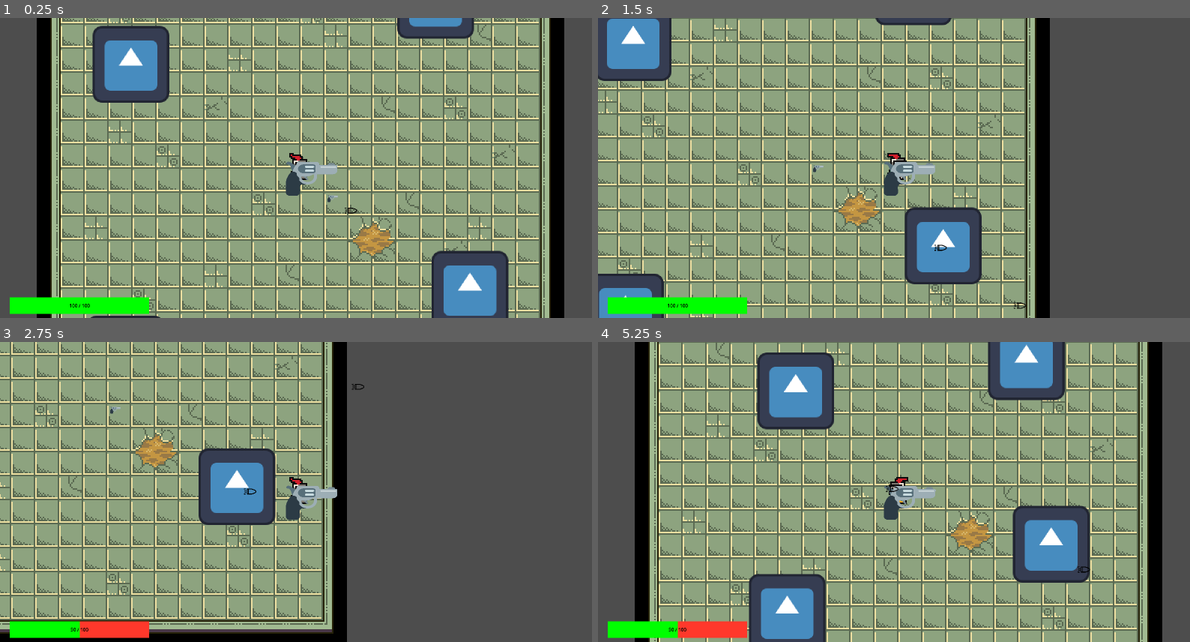
Above: before the commit, frames 1-4 (two rows, left to right).
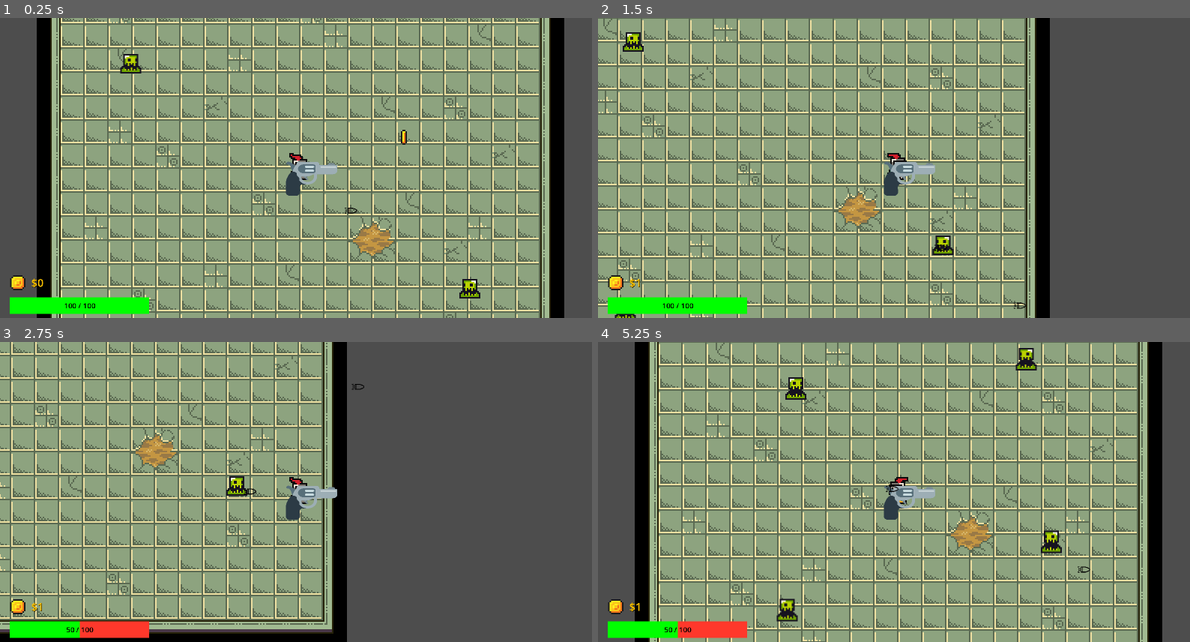
Above: after the commit, the same moments.

Repository: jtmchenry/2D-Roguelike-Game-Game-Jam-2025
Game: Godot game, scene res://levels/sandbox.tscn
Two runs of this game, one before a commit and one after it. Both use one fixed random seed, a clock stepped at 60 frames per second and the inputs below. The engine's default icon, where the game draws it, is replaced by a stand-in: a white triangle on a blue panel in a dark square.
Inputs:
- Up to frame 1 (0.25 s): no input
- Up to frame 2 (1.5 s): hold Right (move_right) 0.53-1.28 s; hold Down (move_down) from 1.28 s (still down)
- Up to frame 3 (2.75 s): release Down (move_down) at 2.03 s; hold Right (move_right) from 2.03 s (still down)
- Up to frame 4 (5.25 s): release Right (move_right) at 2.78 s; hold Up (move_up) 2.78-3.53 s; hold Left (move_left) 3.53-5.03 s; hold Down (move_down) from 5.03 s (still down)

The runs differ from the first frame. In frame 1, 7.5% of the frame differs, in the area x 1-86%, y 0-100%; in frame 2, 7.4%; in frame 3, 3.5%; in frame 4, 12%, in the area x 1-84%, y 0-100%.

Commit message:
Now we get paid to shoot slimes!

Diff:
--- /dev/null
+++ b/2d-roguelike/coin/coin.gd
@@ -0,0 +1,14 @@
+extends Node2D
+class_name Coin
+
+@export var value: int = 1
+var collected := false
+
+func _on_area_2d_body_entered(body: Node2D) -> void:
+	if collected:
+		return
+	if body.is_in_group("player") && body is Player:
+		var player: Player = body
+		player.money.earn(value)
+		collected = true
+		queue_free()
--- /dev/null
+++ b/2d-roguelike/coin/coin.tscn
@@ -0,0 +1,117 @@
+[gd_scene load_steps=17 format=3 uid="uid://56n6m7spdfq2"]
+
+[ext_resource type="Script" uid="uid://cvagalu8vp4ve" path="res://coin/coin.gd" id="1_el688"]
+[ext_resource type="Texture2D" uid="uid://dbsntyr88p6ry" path="res://coin/coin.png" id="2_ksovn"]
+
+[sub_resource type="AtlasTexture" id="AtlasTexture_v7riw"]
+atlas = ExtResource("2_ksovn")
+region = Rect2(0, 0, 16, 16)
+
+[sub_resource type="AtlasTexture" id="AtlasTexture_pdq0q"]
+atlas = ExtResource("2_ksovn")
+region = Rect2(16, 0, 16, 16)
+
+[sub_resource type="AtlasTexture" id="AtlasTexture_w14il"]
+atlas = ExtResource("2_ksovn")
+region = Rect2(32, 0, 16, 16)
+
+[sub_resource type="AtlasTexture" id="AtlasTexture_h4etq"]
+atlas = ExtResource("2_ksovn")
+region = Rect2(48, 0, 16, 16)
+
+[sub_resource type="AtlasTexture" id="AtlasTexture_o4fra"]
+atlas = ExtResource("2_ksovn")
+region = Rect2(64, 0, 16, 16)
+
+[sub_resource type="AtlasTexture" id="AtlasTexture_te2np"]
+atlas = ExtResource("2_ksovn")
+region = Rect2(80, 0, 16, 16)
+
+[sub_resource type="AtlasTexture" id="AtlasTexture_m1j4n"]
+atlas = ExtResource("2_ksovn")
+region = Rect2(96, 0, 16, 16)
+
+[sub_resource type="AtlasTexture" id="AtlasTexture_v1mwu"]
+atlas = ExtResource("2_ksovn")
+region = Rect2(112, 0, 16, 16)
+
+[sub_resource type="AtlasTexture" id="AtlasTexture_uf4yh"]
+atlas = ExtResource("2_ksovn")
+region = Rect2(128, 0, 16, 16)
+
+[sub_resource type="AtlasTexture" id="AtlasTexture_ciu18"]
+atlas = ExtResource("2_ksovn")
+region = Rect2(144, 0, 16, 16)
+
+[sub_resource type="AtlasTexture" id="AtlasTexture_ybu58"]
+atlas = ExtResource("2_ksovn")
+region = Rect2(160, 0, 16, 16)
+
+[sub_resource type="AtlasTexture" id="AtlasTexture_s5w7y"]
+atlas = ExtResource("2_ksovn")
+region = Rect2(176, 0, 16, 16)
+
+[sub_resource type="SpriteFrames" id="SpriteFrames_relgi"]
+animations = [{
+"frames": [{
+"duration": 1.0,
+"texture": SubResource("AtlasTexture_v7riw")
+}, {
+"duration": 1.0,
+"texture": SubResource("AtlasTexture_pdq0q")
+}, {
+"duration": 1.0,
+"texture": SubResource("AtlasTexture_w14il")
+}, {
+"duration": 1.0,
+"texture": SubResource("AtlasTexture_h4etq")
+}, {
+"duration": 1.0,
+"texture": SubResource("AtlasTexture_o4fra")
+}, {
+"duration": 1.0,
+"texture": SubResource("AtlasTexture_te2np")
+}, {
+"duration": 1.0,
+"texture": SubResource("AtlasTexture_m1j4n")
+}, {
+"duration": 1.0,
+"texture": SubResource("AtlasTexture_v1mwu")
+}, {
+"duration": 1.0,
+"texture": SubResource("AtlasTexture_uf4yh")
+}, {
+"duration": 1.0,
+"texture": SubResource("AtlasTexture_ciu18")
+}, {
+"duration": 1.0,
+"texture": SubResource("AtlasTexture_ybu58")
+}, {
+"duration": 1.0,
+"texture": SubResource("AtlasTexture_s5w7y")
+}],
+"loop": true,
+"name": &"spin",
+"speed": 10.0
+}]
+
+[sub_resource type="CircleShape2D" id="CircleShape2D_0t63x"]
+radius = 16.0
+
+[node name="Coin" type="Node2D"]
+scale = Vector2(5, 5)
+script = ExtResource("1_el688")
+
+[node name="AnimatedSprite2D" type="AnimatedSprite2D" parent="."]
+sprite_frames = SubResource("SpriteFrames_relgi")
+animation = &"spin"
+autoplay = "spin"
+frame_progress = 0.900041
+
+[node name="Area2D" type="Area2D" parent="."]
+collision_mask = 2
+
+[node name="CollisionShape2D" type="CollisionShape2D" parent="Area2D"]
+shape = SubResource("CircleShape2D_0t63x")
+
+[connection signal="body_entered" from="Area2D" to="." method="_on_area_2d_body_entered"]
--- /dev/null
+++ b/2d-roguelike/components/money.gd
@@ -0,0 +1,15 @@
+extends Node
+class_name Money
+
+@export var amount: int = 0
+
+signal money_changed(current: int)
+
+func earn(value: int) -> void:
+	amount += value
+	emit_signal("money_changed", amount)
+
+
+func spend(value: int) -> void:
+	amount -= value
+	emit_signal("money_changed", amount)
--- /dev/null
+++ b/2d-roguelike/components/money.tscn
@@ -0,0 +1,6 @@
+[gd_scene load_steps=2 format=3 uid="uid://c82on7wdl2lnq"]
+
+[ext_resource type="Script" uid="uid://h6g7f0yj7fue" path="res://components/money.gd" id="1_rnrrr"]
+
+[node name="Money" type="Node"]
+script = ExtResource("1_rnrrr")
--- a/2d-roguelike/levels/sandbox.tscn
+++ b/2d-roguelike/levels/sandbox.tscn
@@ -6,6 +6,7 @@
 [ext_resource type="PackedScene" uid="uid://fhqdcygqhv8m" path="res://monster/monster.tscn" id="1_whpuv"]
 [ext_resource type="PackedScene" uid="uid://bggoq8pe341u5" path="res://player/Weapon.tscn" id="3_7he1i"]
 [ext_resource type="PackedScene" uid="uid://ppshjh2npp44" path="res://player/Bullet.tscn" id="5_0glgv"]
+[ext_resource type="PackedScene" uid="uid://56n6m7spdfq2" path="res://coin/coin.tscn" id="7_llpag"]
 
 [node name="Sandbox" type="Node2D"]
 
@@ -25,12 +26,12 @@
 [node name="Monster4" parent="." instance=ExtResource("1_whpuv")]
 position = Vector2(459, -571)
 
-[node name="Bullet" parent="." instance=ExtResource("3_7he1i")]
-position = Vector2(103, 99)
-
 [node name="Player" parent="." instance=ExtResource("1_wfhpi")]
 position = Vector2(-2, -2)
 
 [node name="Weapon" parent="Player" instance=ExtResource("3_7he1i")]
 position = Vector2(3, 6)
 bullet_scene = ExtResource("5_0glgv")
+
+[node name="Coin" parent="." instance=ExtResource("7_llpag")]
+position = Vector2(345, -104)
--- a/2d-roguelike/monster/monster.gd
+++ b/2d-roguelike/monster/monster.gd
@@ -6,6 +6,8 @@
 @onready var player: Player = $"../Player"
 @onready var collider = $CollisionShape2D
 @onready var damage_timer = $Timer
+@onready var animated_sprite = $AnimatedSprite2D
+
 
 func _ready() -> void:
 	damage_timer.connect("timeout", _damage_player)
@@ -21,6 +23,11 @@
 		velocity = direction * speed
 	else:
 		velocity = Vector2.ZERO
+
+	if direction.x > 0:
+		animated_sprite.flip_h = false
+	elif direction.x < 0:
+		animated_sprite.flip_h = true
 
 	move_and_slide()
 
--- a/2d-roguelike/monster/monster.tscn
+++ b/2d-roguelike/monster/monster.tscn
@@ -1,14 +1,53 @@
-[gd_scene load_steps=6 format=3 uid="uid://fhqdcygqhv8m"]
+[gd_scene load_steps=11 format=3 uid="uid://fhqdcygqhv8m"]
 
 [ext_resource type="Script" uid="uid://bv4u2dfwd51dh" path="res://monster/monster.gd" id="1_xbb8b"]
 [ext_resource type="PackedScene" uid="uid://mnhqgkcmcr5d" path="res://components/health.tscn" id="2_2k2s0"]
-[ext_resource type="Texture2D" uid="uid://4nwrgydoxh7v" path="res://icon.svg" id="2_mwava"]
+[ext_resource type="Texture2D" uid="uid://c5i7cfnb7skog" path="res://monster/slime_green.png" id="3_2k2s0"]
 
 [sub_resource type="CircleShape2D" id="CircleShape2D_1k8np"]
+radius = 0.5
 
 [sub_resource type="CircleShape2D" id="CircleShape2D_gsx7y"]
+radius = 0.5
+
+[sub_resource type="AtlasTexture" id="AtlasTexture_ck3l0"]
+atlas = ExtResource("3_2k2s0")
+region = Rect2(0, 24, 24, 24)
+
+[sub_resource type="AtlasTexture" id="AtlasTexture_j7lgj"]
+atlas = ExtResource("3_2k2s0")
+region = Rect2(24, 24, 24, 24)
+
+[sub_resource type="AtlasTexture" id="AtlasTexture_23j4v"]
+atlas = ExtResource("3_2k2s0")
+region = Rect2(48, 24, 24, 24)
+
+[sub_resource type="AtlasTexture" id="AtlasTexture_rnoo8"]
+atlas = ExtResource("3_2k2s0")
+region = Rect2(72, 24, 24, 24)
+
+[sub_resource type="SpriteFrames" id="SpriteFrames_le4c3"]
+animations = [{
+"frames": [{
+"duration": 1.0,
+"texture": SubResource("AtlasTexture_ck3l0")
+}, {
+"duration": 1.0,
+"texture": SubResource("AtlasTexture_j7lgj")
+}, {
+"duration": 1.0,
+"texture": SubResource("AtlasTexture_23j4v")
+}, {
+"duration": 1.0,
+"texture": SubResource("AtlasTexture_rnoo8")
+}],
+"loop": true,
+"name": &"idle",
+"speed": 5.0
+}]
 
 [node name="Monster" type="CharacterBody2D"]
+scale = Vector2(5, 5)
 collision_layer = 2
 script = ExtResource("1_xbb8b")
 
@@ -20,10 +59,6 @@
 scale = Vector2(12, 12)
 shape = SubResource("CircleShape2D_1k8np")
 
-[node name="Sprite2D" type="Sprite2D" parent="."]
-scale = Vector2(2, 2)
-texture = ExtResource("2_mwava")
-
 [node name="Area2D" type="Area2D" parent="."]
 collision_mask = 2
 
@@ -31,5 +66,12 @@
 scale = Vector2(12, 12)
 shape = SubResource("CircleShape2D_gsx7y")
 
+[node name="AnimatedSprite2D" type="AnimatedSprite2D" parent="."]
+position = Vector2(0, -6)
+sprite_frames = SubResource("SpriteFrames_le4c3")
+animation = &"idle"
+autoplay = "idle"
+frame_progress = 0.0522353
+
 [connection signal="body_entered" from="Area2D" to="." method="_on_area_2d_body_entered"]
 [connection signal="body_exited" from="Area2D" to="." method="_on_area_2d_body_exited"]
--- a/2d-roguelike/player/player.gd
+++ b/2d-roguelike/player/player.gd
@@ -4,6 +4,7 @@
 const SPEED = 500.0
 
 @onready var health: Health = $Health
+@onready var money: Money = $Money
 @onready var animated_sprite = $AnimatedSprite2D
 
 func _physics_process(delta):
--- a/2d-roguelike/player/player.tscn
+++ b/2d-roguelike/player/player.tscn
@@ -1,8 +1,9 @@
-[gd_scene load_steps=30 format=3 uid="uid://bm1ipexiutcqk"]
+[gd_scene load_steps=31 format=3 uid="uid://bm1ipexiutcqk"]
 
 [ext_resource type="Script" uid="uid://bkwrmcwsqqh7a" path="res://player/player.gd" id="1_oul6g"]
 [ext_resource type="PackedScene" uid="uid://mnhqgkcmcr5d" path="res://components/health.tscn" id="2_g1dw6"]
 [ext_resource type="Texture2D" uid="uid://btwi7xtoxf7i3" path="res://player/knight.png" id="3_g1dw6"]
+[ext_resource type="PackedScene" uid="uid://c82on7wdl2lnq" path="res://components/money.tscn" id="3_yw30f"]
 
 [sub_resource type="CircleShape2D" id="CircleShape2D_kqu6x"]
 radius = 1.6
@@ -193,13 +194,15 @@
 "speed": 10.0
 }]
 
-[node name="Player" type="CharacterBody2D"]
+[node name="Player" type="CharacterBody2D" groups=["player"]]
 scale = Vector2(5, 5)
 collision_layer = 2
 script = ExtResource("1_oul6g")
 
 [node name="Health" parent="." instance=ExtResource("2_g1dw6")]
 
+[node name="Money" parent="." instance=ExtResource("3_yw30f")]
+
 [node name="CollisionShape2D" type="CollisionShape2D" parent="."]
 scale = Vector2(5, 5)
 shape = SubResource("CircleShape2D_kqu6x")
@@ -209,4 +212,4 @@
 [node name="AnimatedSprite2D" type="AnimatedSprite2D" parent="."]
 position = Vector2(0, -4)
 sprite_frames = SubResource("SpriteFrames_g4c7l")
-animation = &"dead"
+animation = &"idle"
--- a/2d-roguelike/project.godot
+++ b/2d-roguelike/project.godot
@@ -19,6 +19,10 @@
 
 window/size/viewport_width=2000
 window/size/viewport_height=1000
+
+[global_group]
+
+player=""
 
 [input]
 
--- a/2d-roguelike/ui/hud/hud.tscn
+++ b/2d-roguelike/ui/hud/hud.tscn
@@ -1,7 +1,19 @@
-[gd_scene load_steps=2 format=3 uid="uid://bi0wmrp1kqfxp"]
+[gd_scene load_steps=3 format=3 uid="uid://bi0wmrp1kqfxp"]
 
 [ext_resource type="PackedScene" uid="uid://x5bexxsssvfh" path="res://ui/hud/player_health_bar.tscn" id="1_xmswo"]
+[ext_resource type="PackedScene" uid="uid://rsuidlkh0rfj" path="res://ui/hud/wallet.tscn" id="2_4d6w6"]
 
 [node name="HUD" type="CanvasLayer"]
 
 [node name="PlayerHealthBar" parent="." instance=ExtResource("1_xmswo")]
+
+[node name="Wallet" parent="." instance=ExtResource("2_4d6w6")]
+anchors_preset = 2
+anchor_top = 1.0
+anchor_right = 0.0
+offset_left = 19.0
+offset_top = -158.0
+offset_right = 19.0
+offset_bottom = -158.0
+grow_horizontal = 1
+grow_vertical = 0
--- a/2d-roguelike/ui/hud/player_health_bar.tscn
+++ b/2d-roguelike/ui/hud/player_health_bar.tscn
@@ -37,4 +37,4 @@
 grow_horizontal = 2
 grow_vertical = 2
 theme_override_colors/font_color = Color(0, 0, 0, 1)
-theme_override_font_sizes/font_size = 16
+theme_override_font_sizes/font_size = 24
--- /dev/null
+++ b/2d-roguelike/ui/hud/wallet.gd
@@ -0,0 +1,15 @@
+extends Control
+
+var value = 0
+@onready var money_src: Money = $"../../Player/Money"
+@onready var label: Label = $HBoxContainer/Label
+
+func _ready() -> void:
+	money_src.connect("money_changed", _handle_money_change)
+
+func _process(delta) -> void:
+	label.text = "$%s" % value
+	return
+
+func _handle_money_change(amount: int):
+	value = amount
--- /dev/null
+++ b/2d-roguelike/ui/hud/wallet.tscn
@@ -0,0 +1,34 @@
+[gd_scene load_steps=4 format=3 uid="uid://rsuidlkh0rfj"]
+
+[ext_resource type="Texture2D" uid="uid://dbsntyr88p6ry" path="res://coin/coin.png" id="1_5qckn"]
+[ext_resource type="Script" uid="uid://bt8b3rlwra8go" path="res://ui/hud/wallet.gd" id="1_jjh8d"]
+
+[sub_resource type="AtlasTexture" id="AtlasTexture_jjh8d"]
+atlas = ExtResource("1_5qckn")
+region = Rect2(0, 0, 16, 16)
+
+[node name="Wallet" type="Control"]
+layout_mode = 3
+anchors_preset = 15
+anchor_right = 1.0
+anchor_bottom = 1.0
+grow_horizontal = 2
+grow_vertical = 2
+script = ExtResource("1_jjh8d")
+
+[node name="HBoxContainer" type="HBoxContainer" parent="."]
+layout_mode = 0
+offset_right = 160.0
+offset_bottom = 81.0
+
+[node name="TextureRect" type="TextureRect" parent="HBoxContainer"]
+layout_mode = 2
+texture = SubResource("AtlasTexture_jjh8d")
+expand_mode = 2
+
+[node name="Label" type="Label" parent="HBoxContainer"]
+layout_mode = 2
+theme_override_colors/font_color = Color(1, 0.768627, 0, 1)
+theme_override_colors/font_shadow_color = Color(0, 0, 0, 1)
+theme_override_font_sizes/font_size = 36
+text = "$0"
--- a/2d-roguelike/ui/main_menu.tscn
+++ b/2d-roguelike/ui/main_menu.tscn
@@ -7,6 +7,10 @@
 anchors_preset = 15
 anchor_right = 1.0
 anchor_bottom = 1.0
+offset_left = 114.0
+offset_top = 500.0
+offset_right = 114.0
+offset_bottom = 500.0
 grow_horizontal = 2
 grow_vertical = 2
 size_flags_horizontal = 0
Not shown, added: 2d-roguelike/coin/coin.gd.uid
Binary file added: 2d-roguelike/coin/coin.png
Not shown, added: 2d-roguelike/coin/coin.png.import
Not shown, added: 2d-roguelike/components/money.gd.uid
Not shown: 1 places in 2d-roguelike/levels/sandbox.tscn that only renumber resources
Binary file added: 2d-roguelike/monster/slime_green.png
Not shown, added: 2d-roguelike/monster/slime_green.png.import
Not shown, added: 2d-roguelike/ui/hud/wallet.gd.uid
